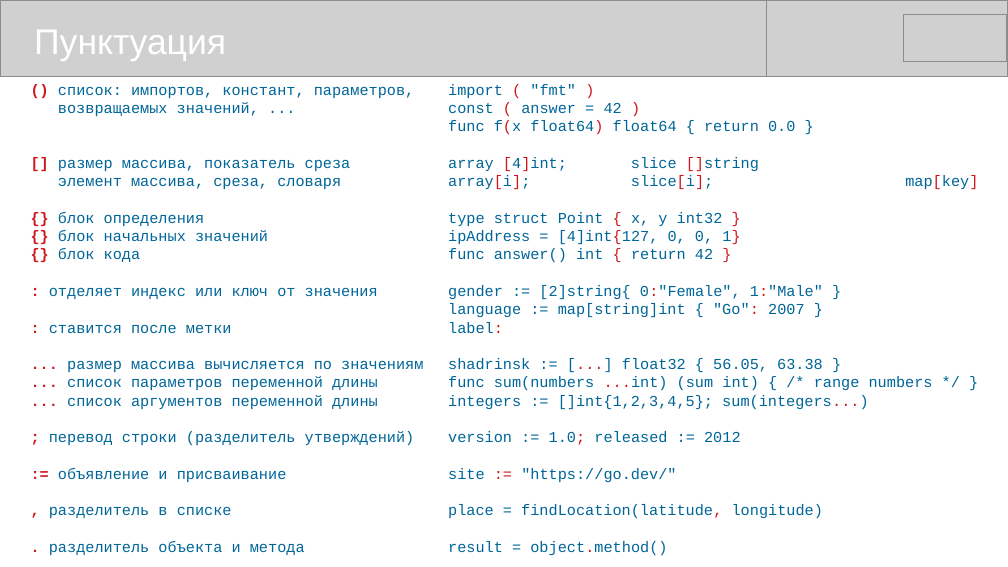
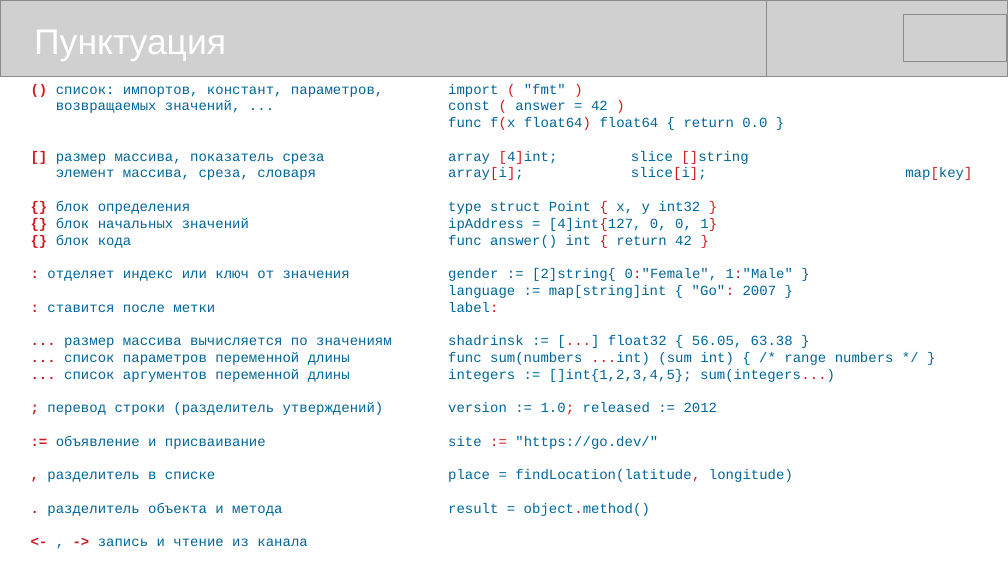
Before and after one commit to mike-shock/Go_language, a slide deck: slide 15 of Go_Review.odp. Drawn at 1008x567 pixels with LibreOffice and Linux fonts; fonts in the diff are those of the drawing; grey boxes stand for pictures. Boxes give left, top, right and bottom in pixels: in the first picture for what was removed or moved away, otherwise in the second. Text is boxed around its words. In the diff, an @@ line names an element or a change of style, - is before the commit and + after.

```diff
--- a/Go_Review.odp
+++ b/Go_Review.odp
@@ text at bbox=[47, 86, 392, 516]: size 12 to 11 pt @@
@@ text "import ( "fmt" )" at bbox=[448, 84, 894, 516]: size 12 to 11 pt @@
@@ text at bbox=[98, 538, 307, 546]: paragraph added @@
+<- , -> запись и чтение из канала
```
Also in this commit, not shown: 4 other slides changed, 2 slides added.
